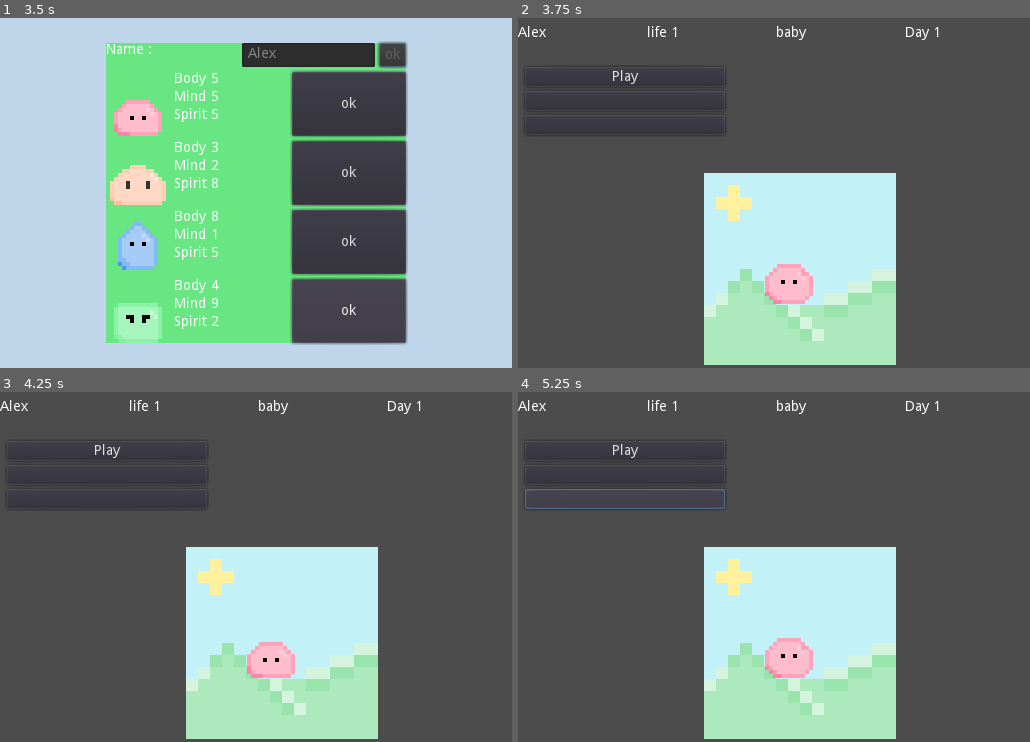
Above: before the commit, frames 1-4 (two rows, left to right).
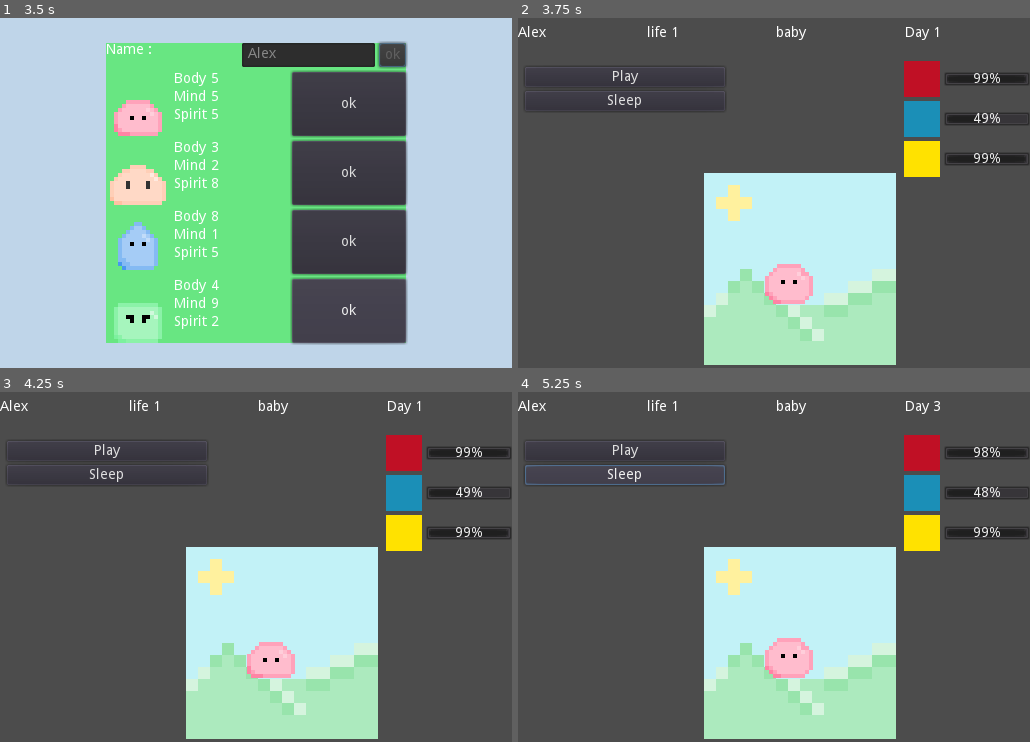
Above: after the commit, the same moments.

Repository: Hackerspace-IFUSP/VirtualPet
Game: Godot game, scene res://Title/Title.tscn
Two runs of this game, one before a commit and one after it. Both use one fixed random seed, a clock stepped at 60 frames per second and the inputs below.
Inputs (mouse positions are in pixels of both pictures, inside the frame that each line leads up to; where the layout moved, square brackets give the same spot in the first picture):
- Up to frame 1 (3.5 s): click (256, 193) at 0.5 s; click (307, 193) at 1.27 s; type "Alex" at 1.35 s; click (256, 193) at 2 s; click "ok" at 2.75 s
- Up to frame 2 (3.75 s): click "ok" at 3.5 s
- Up to frame 3 (4.25 s): no input
- Up to frame 4 (5.25 s): click (625, 476) at 4.27 s; click (625, 476) [625, 500] at 5 s

Frame 1 is identical in both runs. In frame 2, 3.5% of the frame differs, in the area x 3-100%, y 12-46%; in frame 3, 3.5%; in frame 4, 4.0%, in the area x 1-100%, y 2-46%.

Commit message:
base game

Diff:
--- a/VirtualPet/Game/MainGame.gd
+++ b/VirtualPet/Game/MainGame.gd
@@ -2,6 +2,9 @@
 
 
 func _ready():
+
+	GameState.connect("tired",self,"_on_PlayerPet_tired",[],CONNECT_ONESHOT)
+	GameState.connect("died",self,"_on_PlayerPet_died",[],CONNECT_ONESHOT)
 	yield(get_tree(),"idle_frame")
 	set_anim()
 	print(GameState.pet_type)
@@ -11,6 +14,18 @@
 	if not GameState.day:
 		$Background.frame = 1
 		$PlayerPet.speed_scale = .5
+	get_tree().call_group("GUI", "update_gui")
+
+func _process(delta):
+	GameState.Energy-=.02
+	$UI/Control/Stats/Energy/EnergyBar.value = GameState.Energy
+
+	GameState.Happines-=.01
+	$UI/Control/Stats/Happines/HappyBar.value = GameState.Happines
+
+	GameState.Health-=.01
+	$UI/Control/Stats/Healt/HealtBar.value = GameState.Health
+
 
 
 func set_anim():
@@ -40,4 +55,29 @@
 
 
 func _on_Play_pressed():
+	GameState.Energy-=10
+	GameState.Happines+=10
+	get_tree().call_group("GUI", "update_gui")
 	get_tree().change_scene("res://MiniGame/JoKenPo.tscn")
+
+
+func _on_Sleep_pressed():
+	$Background.frame = 0
+	GameState.days_passed+=1
+	get_tree().call_group("GUI", "update_gui")
+	$PlayerPet.speed_scale = 1
+
+	$UI/Control/Actions/Play.disabled = false
+
+	GameState.Energy = 100
+	$UI/Control/Stats/Energy/EnergyBar.value = GameState.Energy
+
+
+func _on_PlayerPet_died():
+	$PlayerPet.died()
+	#$PlayerPet/DeathTimer.start()
+	#get_tree().change_scene("res://Game/Respawn.tscn")
+
+
+func _on_PlayerPet_tired():
+	$UI/Control/Actions/Play.disabled = true
--- a/VirtualPet/Game/MainGame.tscn
+++ b/VirtualPet/Game/MainGame.tscn
@@ -56,7 +56,7 @@
 size_flags_horizontal = 3
 text = "Day: []"
 
-[node name="VBoxContainer" type="VBoxContainer" parent="UI/Control"]
+[node name="Actions" type="VBoxContainer" parent="UI/Control"]
 margin_left = 7.0
 margin_top = 49.0
 margin_right = 207.0
@@ -66,20 +66,87 @@
 "_edit_use_anchors_": false
 }
 
-[node name="Play" type="Button" parent="UI/Control/VBoxContainer"]
+[node name="Play" type="Button" parent="UI/Control/Actions"]
 margin_right = 200.0
 margin_bottom = 20.0
 text = "Play"
 
-[node name="Jog" type="Button" parent="UI/Control/VBoxContainer"]
+[node name="Sleep" type="Button" parent="UI/Control/Actions"]
 margin_top = 24.0
 margin_right = 200.0
 margin_bottom = 44.0
+text = "Sleep"
 
-[node name="Sleep" type="Button" parent="UI/Control/VBoxContainer"]
-margin_top = 48.0
-margin_right = 200.0
-margin_bottom = 68.0
+[node name="Stats" type="VBoxContainer" parent="UI/Control"]
+anchor_left = 1.0
+anchor_right = 1.0
+anchor_bottom = 1.0
+margin_left = -126.0
+margin_top = 43.0
+__meta__ = {
+"_edit_use_anchors_": false
+}
+
+[node name="Healt" type="HBoxContainer" parent="UI/Control/Stats"]
+margin_right = 126.0
+margin_bottom = 36.0
+size_flags_horizontal = 3
+
+[node name="ColorRect" type="ColorRect" parent="UI/Control/Stats/Healt"]
+margin_right = 36.0
+margin_bottom = 36.0
+rect_min_size = Vector2( 36, 36 )
+color = Color( 0.756863, 0.0666667, 0.14902, 1 )
+
+[node name="HealtBar" type="ProgressBar" parent="UI/Control/Stats/Healt"]
+margin_left = 40.0
+margin_top = 11.0
+margin_right = 126.0
+margin_bottom = 25.0
+size_flags_horizontal = 3
+size_flags_vertical = 4
+value = 100.0
+
+[node name="Happines" type="HBoxContainer" parent="UI/Control/Stats"]
+margin_top = 40.0
+margin_right = 126.0
+margin_bottom = 76.0
+size_flags_horizontal = 3
+
+[node name="ColorRect" type="ColorRect" parent="UI/Control/Stats/Happines"]
+margin_right = 36.0
+margin_bottom = 36.0
+rect_min_size = Vector2( 36, 36 )
+color = Color( 0.109804, 0.564706, 0.721569, 1 )
+
+[node name="HappyBar" type="ProgressBar" parent="UI/Control/Stats/Happines"]
+margin_left = 40.0
+margin_top = 11.0
+margin_right = 126.0
+margin_bottom = 25.0
+size_flags_horizontal = 3
+size_flags_vertical = 4
+
+[node name="Energy" type="HBoxContainer" parent="UI/Control/Stats"]
+margin_top = 80.0
+margin_right = 126.0
+margin_bottom = 116.0
+size_flags_horizontal = 3
+
+[node name="ColorRect" type="ColorRect" parent="UI/Control/Stats/Energy"]
+margin_right = 36.0
+margin_bottom = 36.0
+rect_min_size = Vector2( 36, 36 )
+color = Color( 1, 0.890196, 0, 1 )
+
+[node name="EnergyBar" type="ProgressBar" parent="UI/Control/Stats/Energy"]
+margin_left = 40.0
+margin_top = 11.0
+margin_right = 126.0
+margin_bottom = 25.0
+size_flags_horizontal = 3
+size_flags_vertical = 4
+value = 100.0
 
 [node name="Background" type="Sprite" parent="."]
 position = Vector2( 186, 155 )
@@ -90,10 +157,13 @@
 
 [node name="PlayerPet" parent="." instance=ExtResource( 2 )]
 position = Vector2( 239, 222 )
+animation = "pink_baby"
+frame = 0
 
 [node name="Timer" type="Timer" parent="."]
 wait_time = 10.0
 autostart = true
 
-[connection signal="pressed" from="UI/Control/VBoxContainer/Play" to="." method="_on_Play_pressed"]
+[connection signal="pressed" from="UI/Control/Actions/Play" to="." method="_on_Play_pressed"]
+[connection signal="pressed" from="UI/Control/Actions/Sleep" to="." method="_on_Sleep_pressed"]
 [connection signal="timeout" from="Timer" to="." method="_on_Timer_timeout"]
--- /dev/null
+++ b/VirtualPet/Game/Respawn.gd
@@ -0,0 +1,9 @@
+extends Node2D
+
+
+func _ready():
+	yield(get_tree(), "idle_frame")
+	$Popup.popup_centered()
+	GameState.Happines = 100
+	GameState.Health = 100
+	GameState.Energy
--- /dev/null
+++ b/VirtualPet/Game/Respawn.tscn
@@ -0,0 +1,9 @@
+[gd_scene load_steps=3 format=2]
+
+[ext_resource path="res://UI/Choose.tscn" type="PackedScene" id=1]
+[ext_resource path="res://Game/Respawn.gd" type="Script" id=2]
+
+[node name="Respawn" type="Node2D"]
+script = ExtResource( 2 )
+
+[node name="Popup" parent="." instance=ExtResource( 1 )]
--- /dev/null
+++ b/VirtualPet/Game/Stats.gd
@@ -0,0 +1,5 @@
+extends VBoxContainer
+
+
+func _ready():
+	pass
--- a/VirtualPet/GameState/GameState.gd
+++ b/VirtualPet/GameState/GameState.gd
@@ -11,6 +11,42 @@
 
 var pet_age = age.BABY setget ,get_age
 var pet_type = type.PINK
+
+var Health = 100 setget set_health, get_health
+var Happines = 50 setget set_happines, get_happines
+var Energy = 100 setget set_energy, get_energy
+
+signal died
+signal tired
+
+
+func set_health(health):
+	Health = health
+	if Health <= 0:
+		emit_signal("died")
+
+func get_health():
+	return Health
+
+func set_happines(happines):
+	Happines = happines
+	if Happines <= 0:
+		emit_signal("died")
+
+
+func get_happines():
+	return Happines
+
+func set_energy(energy):
+	Energy = clamp(energy,0,100)
+	if Energy <= 0:
+		emit_signal("tired")
+
+
+
+func get_energy():
+	return Energy
+
 
 func set_days(days):
 	days_passed = days
--- /dev/null
+++ b/VirtualPet/GameState/GameState.tscn
@@ -0,0 +1,6 @@
+[gd_scene load_steps=2 format=2]
+
+[ext_resource path="res://GameState/GameState.gd" type="Script" id=1]
+
+[node name="Node" type="Node"]
+script = ExtResource( 1 )
--- a/VirtualPet/Player/PlayerPet.gd
+++ b/VirtualPet/Player/PlayerPet.gd
@@ -1,5 +1,22 @@
 extends AnimatedSprite
+
+
+signal died
+signal tired
+
 
 
 func _ready():
 	pass
+
+func died():
+	$DeathTimer.start()
+	if GameState.Happines > 0:
+		play("good_ghost")
+	else:
+		play("bad_ghost")
+
+
+func _on_DeathTimer_timeout():
+	print("acabou")
+	get_tree().change_scene("res://Game/Respawn.tscn")
--- a/VirtualPet/Player/PlayerPet.tscn
+++ b/VirtualPet/Player/PlayerPet.tscn
@@ -6,7 +6,14 @@
 [node name="PlayerPet" type="AnimatedSprite"]
 scale = Vector2( 4, 4 )
 frames = ExtResource( 1 )
-animation = "green_baby"
+animation = "adult_green"
+frame = 1
 playing = true
 centered = false
 script = ExtResource( 2 )
+
+[node name="DeathTimer" type="Timer" parent="."]
+wait_time = 5.0
+one_shot = true
+
+[connection signal="timeout" from="DeathTimer" to="." method="_on_DeathTimer_timeout"]
--- a/VirtualPet/Sprites/Pet.tres
+++ b/VirtualPet/Sprites/Pet.tres
@@ -1,6 +1,23 @@
-[gd_resource type="SpriteFrames" load_steps=26 format=2]
+[gd_resource type="SpriteFrames" load_steps=31 format=2]
 
 [ext_resource path="res://Sprites/Tamagotchi_sheet.png" type="Texture" id=1]
+[ext_resource path="res://Sprites/Ends.png" type="Texture" id=2]
+
+[sub_resource type="AtlasTexture" id=25]
+atlas = ExtResource( 2 )
+region = Rect2( 32, 0, 16, 16 )
+
+[sub_resource type="AtlasTexture" id=26]
+atlas = ExtResource( 2 )
+region = Rect2( 48, 0, 16, 16 )
+
+[sub_resource type="AtlasTexture" id=27]
+atlas = ExtResource( 2 )
+region = Rect2( 0, 0, 16, 16 )
+
+[sub_resource type="AtlasTexture" id=28]
+atlas = ExtResource( 2 )
+region = Rect2( 16, 0, 16, 16 )
 
 [sub_resource type="AtlasTexture" id=7]
 atlas = ExtResource( 1 )
@@ -10,13 +27,13 @@
 atlas = ExtResource( 1 )
 region = Rect2( 16, 48, 16, 16 )
 
-[sub_resource type="AtlasTexture" id=1]
+[sub_resource type="AtlasTexture" id=5]
 atlas = ExtResource( 1 )
-region = Rect2( 0, 16, 16, 16 )
+region = Rect2( 0, 32, 16, 16 )
 
-[sub_resource type="AtlasTexture" id=2]
+[sub_resource type="AtlasTexture" id=6]
 atlas = ExtResource( 1 )
-region = Rect2( 16, 16, 16, 16 )
+region = Rect2( 16, 32, 16, 16 )
 
 [sub_resource type="AtlasTexture" id=3]
 atlas = ExtResource( 1 )
@@ -26,13 +43,21 @@
 atlas = ExtResource( 1 )
 region = Rect2( 16, 0, 16, 16 )
 
-[sub_resource type="AtlasTexture" id=5]
+[sub_resource type="AtlasTexture" id=13]
 atlas = ExtResource( 1 )
-region = Rect2( 0, 32, 16, 16 )
+region = Rect2( 64, 32, 16, 16 )
 
-[sub_resource type="AtlasTexture" id=6]
+[sub_resource type="AtlasTexture" id=14]
 atlas = ExtResource( 1 )
-region = Rect2( 16, 32, 16, 16 )
+region = Rect2( 80, 32, 16, 16 )
+
+[sub_resource type="AtlasTexture" id=15]
+atlas = ExtResource( 1 )
+region = Rect2( 32, 16, 16, 16 )
+
+[sub_resource type="AtlasTexture" id=16]
+atlas = ExtResource( 1 )
+region = Rect2( 48, 16, 16, 16 )
 
 [sub_resource type="AtlasTexture" id=9]
 atlas = ExtResource( 1 )
@@ -50,22 +75,6 @@
 atlas = ExtResource( 1 )
 region = Rect2( 48, 0, 16, 16 )
 
-[sub_resource type="AtlasTexture" id=13]
-atlas = ExtResource( 1 )
-region = Rect2( 64, 32, 16, 16 )
-
-[sub_resource type="AtlasTexture" id=14]
-atlas = ExtResource( 1 )
-region = Rect2( 80, 32, 16, 16 )
-
-[sub_resource type="AtlasTexture" id=15]
-atlas = ExtResource( 1 )
-region = Rect2( 32, 16, 16, 16 )
-
-[sub_resource type="AtlasTexture" id=16]
-atlas = ExtResource( 1 )
-region = Rect2( 48, 16, 16, 16 )
-
 [sub_resource type="AtlasTexture" id=17]
 atlas = ExtResource( 1 )
 region = Rect2( 64, 16, 16, 16 )
@@ -73,6 +82,14 @@
 [sub_resource type="AtlasTexture" id=18]
 atlas = ExtResource( 1 )
 region = Rect2( 80, 16, 16, 16 )
+
+[sub_resource type="AtlasTexture" id=1]
+atlas = ExtResource( 1 )
+region = Rect2( 0, 16, 16, 16 )
+
+[sub_resource type="AtlasTexture" id=2]
+atlas = ExtResource( 1 )
+region = Rect2( 16, 16, 16, 16 )
 
 [sub_resource type="AtlasTexture" id=19]
 atlas = ExtResource( 1 )
@@ -100,14 +117,24 @@
 
 [resource]
 animations = [ {
+"frames": [ SubResource( 25 ), SubResource( 26 ) ],
+"loop": true,
+"name": "bad_ghost",
+"speed": 5.0
+}, {
+"frames": [ SubResource( 27 ), SubResource( 28 ) ],
+"loop": true,
+"name": "good_ghost",
+"speed": 5.0
+}, {
 "frames": [ SubResource( 7 ), SubResource( 8 ) ],
 "loop": true,
 "name": "green_baby",
 "speed": 5.0
 }, {
-"frames": [ SubResource( 1 ), SubResource( 2 ) ],
+"frames": [ SubResource( 5 ), SubResource( 6 ) ],
 "loop": true,
-"name": "cream_baby",
+"name": "blue_baby",
 "speed": 5.0
 }, {
 "frames": [ SubResource( 3 ), SubResource( 4 ) ],
@@ -115,9 +142,14 @@
 "name": "pink_baby",
 "speed": 5.0
 }, {
-"frames": [ SubResource( 5 ), SubResource( 6 ) ],
+"frames": [ SubResource( 13 ), SubResource( 14 ) ],
 "loop": true,
-"name": "blue_baby",
+"name": "adult_blue",
+"speed": 5.0
+}, {
+"frames": [ SubResource( 15 ), SubResource( 16 ) ],
+"loop": true,
+"name": "child_cream",
 "speed": 5.0
 }, {
 "frames": [ SubResource( 9 ), SubResource( 10 ) ],
@@ -130,19 +162,14 @@
 "name": "child_pink",
 "speed": 5.0
 }, {
-"frames": [ SubResource( 13 ), SubResource( 14 ) ],
-"loop": true,
-"name": "adult_blue",
-"speed": 5.0
-}, {
-"frames": [ SubResource( 15 ), SubResource( 16 ) ],
-"loop": true,
-"name": "child_cream",
-"speed": 5.0
-}, {
 "frames": [ SubResource( 17 ), SubResource( 18 ) ],
 "loop": true,
 "name": "adult_cream",
+"speed": 5.0
+}, {
+"frames": [ SubResource( 1 ), SubResource( 2 ) ],
+"loop": true,
+"name": "cream_baby",
 "speed": 5.0
 }, {
 "frames": [ SubResource( 19 ), SubResource( 20 ) ],
--- a/VirtualPet/UI/UI.gd
+++ b/VirtualPet/UI/UI.gd
@@ -2,6 +2,7 @@
 
 
 func _ready():
+	yield(get_tree(),"idle_frame")
 	update_gui()
 
 func update_gui():
@@ -9,3 +10,6 @@
 	$Control/HBoxContainer/Life.text = "life " + str(GameState.pet_life)
 	$Control/HBoxContainer/Age.text = GameState.pet_age
 	$Control/HBoxContainer/Day.text = "Day " + str(GameState.days_passed)
+	$Control/Stats/Healt/HealtBar.value = GameState.Health
+	$Control/Stats/Happines/HappyBar.value = GameState.Happines
+	$Control/Stats/Energy/EnergyBar.value = GameState.Energy
--- a/VirtualPet/project.godot
+++ b/VirtualPet/project.godot
@@ -16,7 +16,7 @@
 
 [autoload]
 
-GameState="*res://GameState/GameState.gd"
+GameState="*res://GameState/GameState.tscn"
 
 [display]
 
